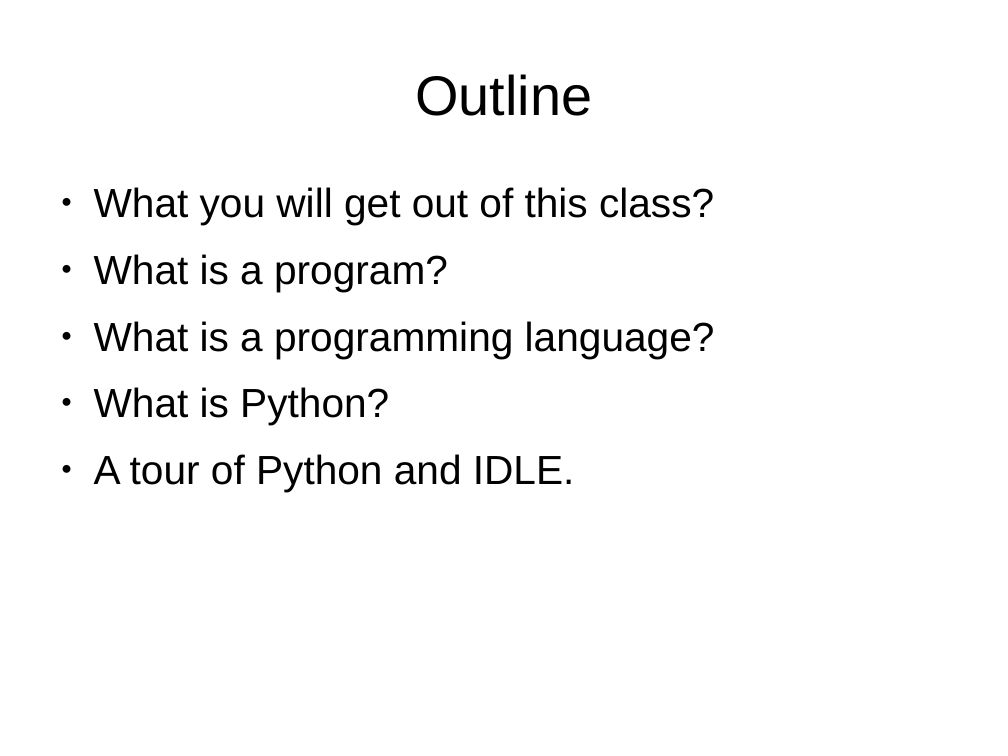
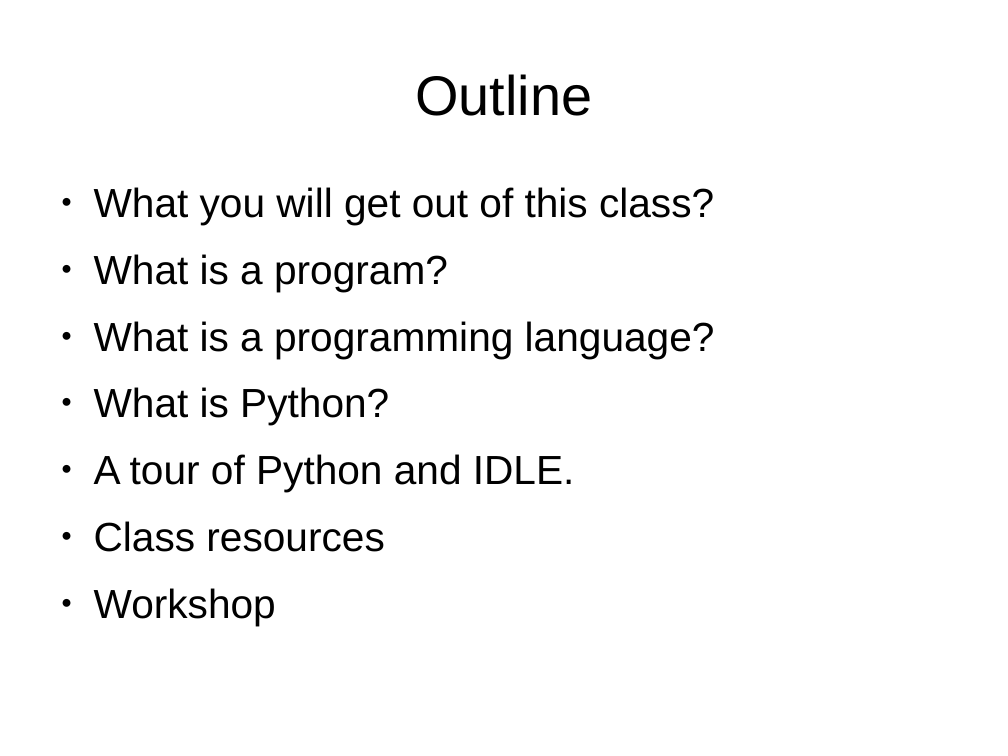
Before and after one commit to bradfordbarr/HacDC-Intro-to-Programming, a slide deck: slide 2 of class_0/class0.odp. Drawn at 1008x756 pixels with LibreOffice and Linux fonts; fonts in the diff are those of the drawing. Boxes give left, top, right and bottom in pixels: in the first picture for what was removed or moved away, otherwise in the second. Text is boxed around its words. In the diff, an @@ line names an element or a change of style, - is before the commit and + after.

Commit message:
Added resources slide
- Added a slide with link to the wiki page for the class and the mailing
  list.

--r.

```diff
--- a/class_0/class0.odp
+++ b/class_0/class0.odp
@@ text at [94, 521, 384, 625]: paragraphs added @@
+● Class resources
+● Workshop
```
Also in this commit, not shown: 1 slide added.
